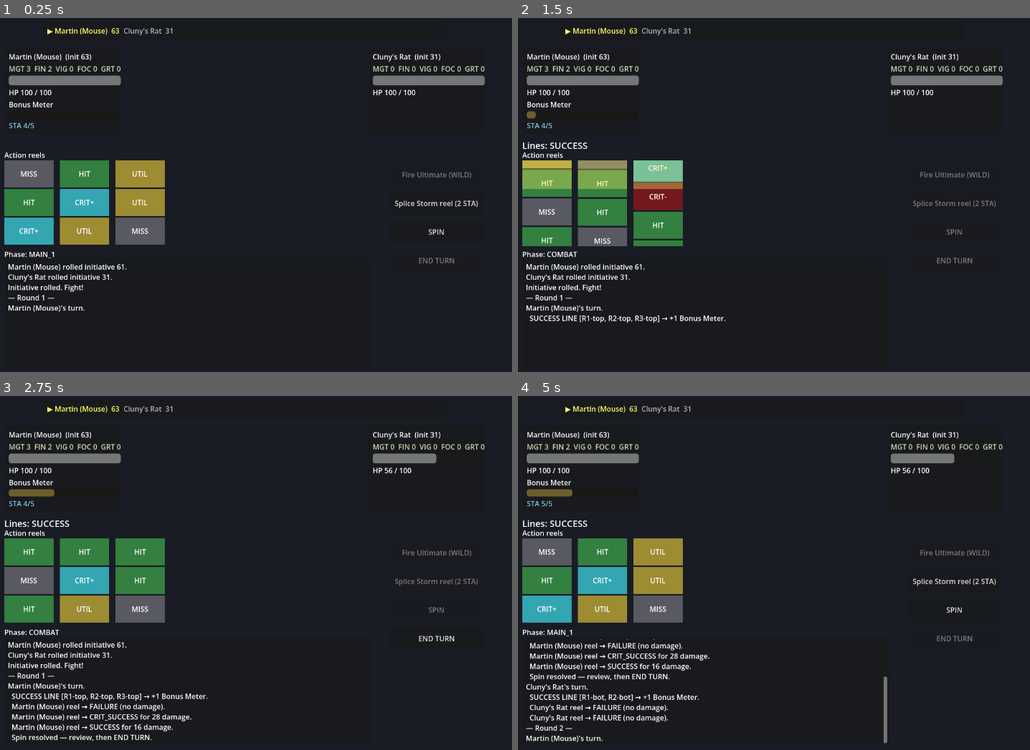
Above: before the commit, frames 1-4 (two rows, left to right).
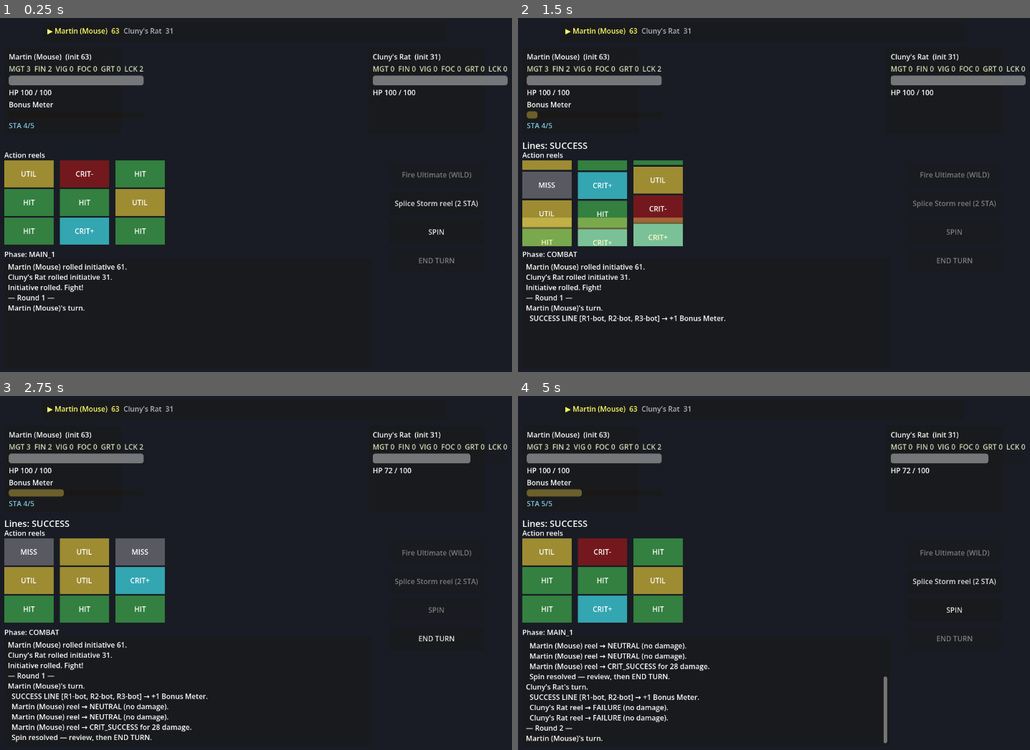
Above: after the commit, the same moments.

Repository: djkipyaboy/bunnies
Game: Godot game, scene res://combat/combat.tscn
Two runs of this game, one before a commit and one after it. Both use one fixed random seed, a clock stepped at 60 frames per second and the inputs below.
Inputs:
- Up to frame 1 (0.25 s): no input
- Up to frame 2 (1.5 s): click "SPIN" at 0.5 s
- Up to frame 3 (2.75 s): no input
- Up to frame 4 (5 s): click "END TURN" at 2.75 s

The runs differ from the first frame. In frame 1, 5.5% of the frame differs, in the area x 0-100%, y 13-65%; in frame 2, 6.6%; in frame 3, 7.0%, in the area x 0-100%, y 13-95%; in frame 4, 6.2%.

Commit message:
feat(combat): add Luck (6th stat) — edits reels to add crit faces; Martin demo + LCK readout
Stats.luck; Combatant.apply_luck() appends `luck` crit-success faces per
weapon reel then reshuffles (called once at setup, per-combatant). Padded
Jerkin grants Luck 2; panel shows LCK. (Completed from an interrupted
implementer run; verified: 20/20 suites green, compile clean.)

Co-Authored-By: Claude Opus 4.8 <noreply@anthropic.com>

Diff:
--- a/combat/combat.gd
+++ b/combat/combat.gd
@@ -73,10 +73,12 @@
 	_phase_manager = PhaseManager.new()
 	add_child(_phase_manager)
 
-	# [ASSUMPTION] starter armor: Might 3 (noticeable +3/hit), Finesse 2 (wins the init tie vs the rat).
+	# [ASSUMPTION] starter armor: Might 3 (noticeable +3/hit), Finesse 2 (wins the init tie vs the rat),
+	# Luck 2 (adds 2 crit-success faces to each weapon reel — a visible crit bump; see apply_luck).
 	var jerkin_stats: Stats = Stats.new()
 	jerkin_stats.might = 3
 	jerkin_stats.finesse = 2
+	jerkin_stats.luck = 2
 	var jerkin: Gear = Gear.new()
 	jerkin.display_name = "Padded Jerkin"
 	jerkin.slot = Gear.Slot.ARMOR
@@ -119,6 +121,7 @@
 	c.base_stats = base_stats
 	c.gear = items
 	c.apply_stats()       # derive max_hp / max_stamina / meter.floor from stats BEFORE seeding hp
+	c.apply_luck()        # edit weapon reels: +1 crit-success face per Luck. ONCE here — not idempotent.
 	c.start_combat()
 	return c
 
--- a/combat/combatant.gd
+++ b/combat/combatant.gd
@@ -126,6 +126,25 @@
 	if bonus_meter != null:
 		bonus_meter.floor = base_meter_floor + s.grit
 
+## Edits this combatant's weapon reels to add crit-success faces equal to its Luck (the reel IS the
+## dice — Luck raises crit ODDS via more crit FACES, then reshuffles to distribute them). Mutates this
+## combatant's OWN weapon reels only (N-vs-M safe — each combatant has its own Weapon). Call ONCE at
+## setup (after gear/apply_stats); NOT idempotent — each call appends more faces, so do not re-apply.
+## [ASSUMPTION] +1 crit-success face (×2.0) per point of Luck.
+func apply_luck() -> void:
+	if weapon == null:
+		return
+	var n: int = effective_stats().luck
+	if n <= 0:
+		return
+	for reel: ActionReel in weapon.reels:
+		for i: int in range(n):
+			var f: ReelFace = ReelFace.new()
+			f.result_tier = ReelFace.ResultTier.CRIT_SUCCESS
+			f.multiplier = 2.0
+			reel.faces.append(f)
+		reel.faces.shuffle()
+
 # ---------------------------------------------------------------------------
 # Effects & turn-order
 # ---------------------------------------------------------------------------
--- a/combat/resources/stats.gd
+++ b/combat/resources/stats.gd
@@ -1,8 +1,9 @@
 class_name Stats
 extends Resource
 
-## The five character stats (DESIGN spec 2026-06-20). Flat direct modifiers — the value IS the bonus.
-## Might→damage, Finesse→initiative+tiebreak, Vigor→HP, Focus→resource pool, Grit→Bonus-Meter floor.
+## The six character stats (DESIGN spec 2026-06-20). Flat direct modifiers — the value IS the bonus.
+## Might→damage, Finesse→initiative+tiebreak, Vigor→HP, Focus→resource pool, Grit→Bonus-Meter floor,
+## Luck→adds crit-success FACES to weapon reels (the reel IS the dice — see [method Combatant.apply_luck]).
 ## [ASSUMPTION] working range ~0–6.
 
 @export var might: int = 0
@@ -10,6 +11,7 @@
 @export var vigor: int = 0
 @export var focus: int = 0
 @export var grit: int = 0
+@export var luck: int = 0
 
 ## Returns a new Stats with each field summed (this + other). Null other is treated as zeroes.
 func plus(other: Stats) -> Stats:
@@ -19,4 +21,5 @@
 	s.vigor = vigor + (other.vigor if other != null else 0)
 	s.focus = focus + (other.focus if other != null else 0)
 	s.grit = grit + (other.grit if other != null else 0)
+	s.luck = luck + (other.luck if other != null else 0)
 	return s
--- a/combat/ui/combatant_panel.gd
+++ b/combat/ui/combatant_panel.gd
@@ -90,7 +90,7 @@
 	if _stats_label == null or _combatant == null:
 		return
 	var s: Stats = _combatant.effective_stats()
-	_stats_label.text = "MGT %d  FIN %d  VIG %d  FOC %d  GRT %d" % [s.might, s.finesse, s.vigor, s.focus, s.grit]
+	_stats_label.text = "MGT %d  FIN %d  VIG %d  FOC %d  GRT %d  LCK %d" % [s.might, s.finesse, s.vigor, s.focus, s.grit, s.luck]
 
 ## Refreshes the initiative shown in the name (after an initiative roll).
 func refresh_initiative() -> void:
--- a/tests/test_stats.gd
+++ b/tests/test_stats.gd
@@ -44,5 +44,25 @@
 	var z: Stats = e.effective_stats()
 	_check(z.might == 0 and z.finesse == 0, "no base/gear -> zero stats")
 
+	# --- Luck: plus() includes luck; apply_luck adds crit faces to each weapon reel ---
+	var ls: Stats = Stats.new(); ls.luck = 2
+	_check(ls.plus(Stats.new()).luck == 2, "Stats.plus sums luck")
+	var slashing2: DamageType = load("res://combat/resources/types/slashing.tres")
+	var lw: Weapon = Weapon.new()
+	lw.base_damage = 10.0
+	lw.reels.append(ActionReel.make_default(slashing2))
+	var base_crit: int = 0
+	for f: ReelFace in lw.reels[0].faces:
+		if f.result_tier == ReelFace.ResultTier.CRIT_SUCCESS: base_crit += 1
+	var lc: Combatant = Combatant.new()
+	lc.weapon = lw
+	lc.base_stats = ls   # luck 2
+	lc.apply_luck()
+	var new_crit: int = 0
+	for f: ReelFace in lc.weapon.reels[0].faces:
+		if f.result_tier == ReelFace.ResultTier.CRIT_SUCCESS: new_crit += 1
+	_check(new_crit == base_crit + 2, "apply_luck adds 2 crit faces (Luck 2): %d -> %d" % [base_crit, new_crit])
+	# Idempotency note: apply_luck is called ONCE at setup; not re-applied.
+
 	print(("STATS TEST PASSED" if _failures == 0 else "STATS TEST FAILED: %d" % _failures))
 	quit(_failures)
Not shown, added: tests/test_stun.gd.uid
